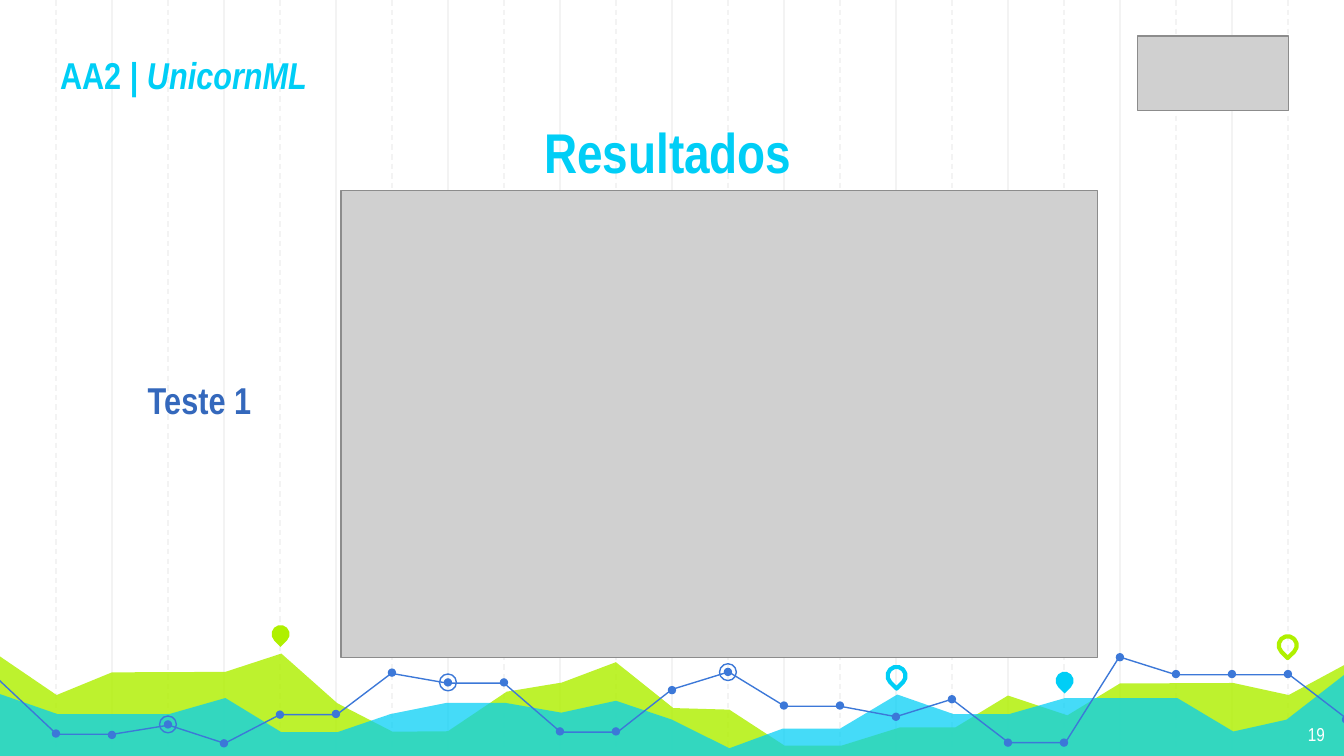
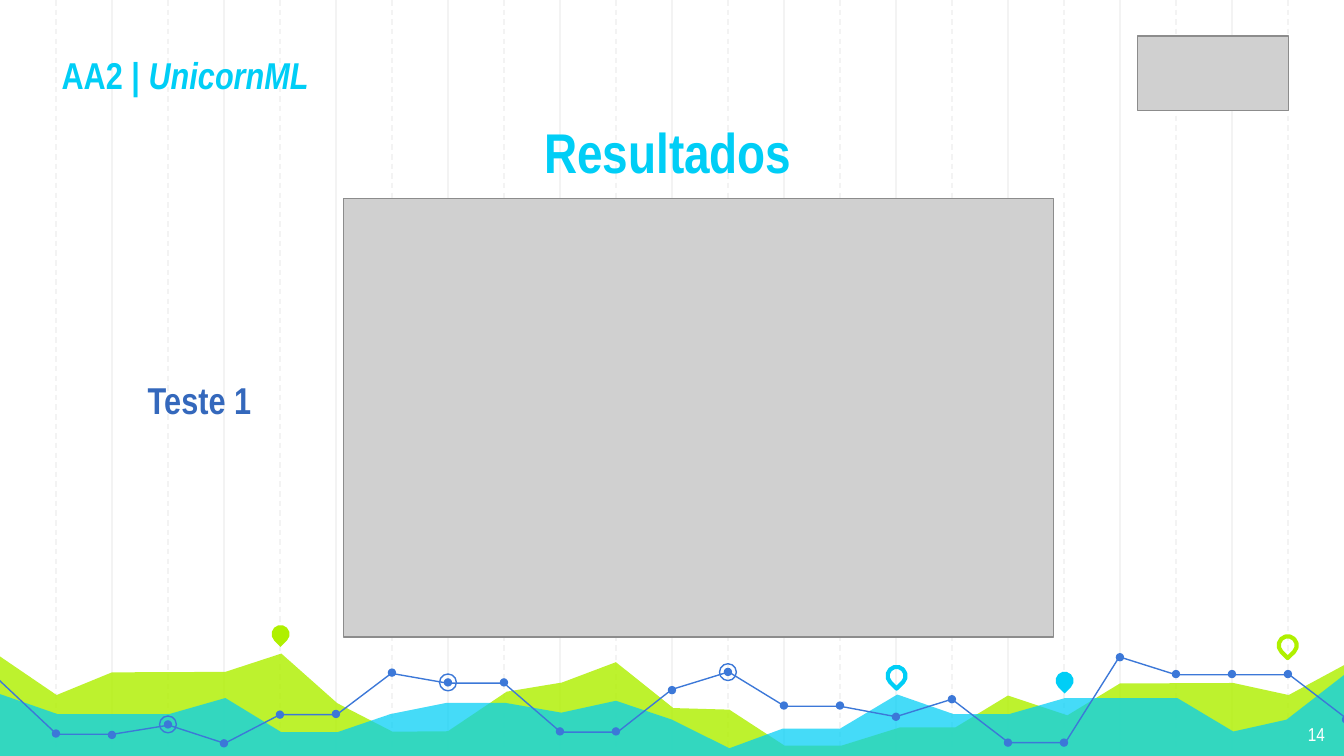
Before and after one commit to Nelson198/AA2, a slide deck: slide 14 of Presentation/Presentation.pptx (slide 19 before the commit). Drawn at 1344x756 pixels with LibreOffice and Linux fonts; fonts in the diff are those of the drawing; grey boxes stand for pictures. Boxes give left, top, right and bottom in pixels: in the first picture for what was removed or moved away, otherwise in the second. Text is boxed around its words. In the diff, an @@ line names an element or a change of style, - is before the commit and + after.

```diff
--- a/Presentation/Presentation.pptx
+++ b/Presentation/Presentation.pptx
@@ picture: place and size @@
-picture at (341,191,1098,659)
+picture at (344,199,1054,637)
@@ page number at (1308,728,1325,741): text changed @@
-19
+14
```
Also in this commit, not shown: 14 other slides changed, 8 slides removed, 2 other files.
